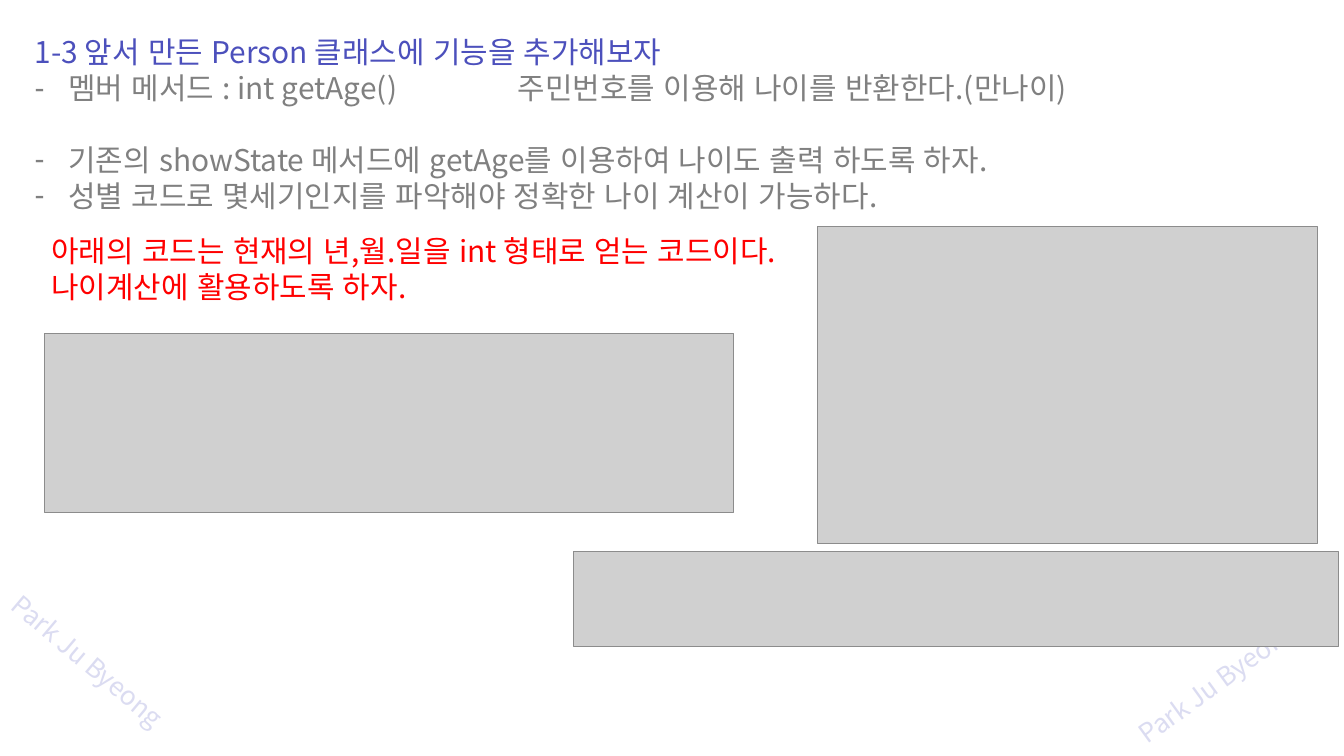
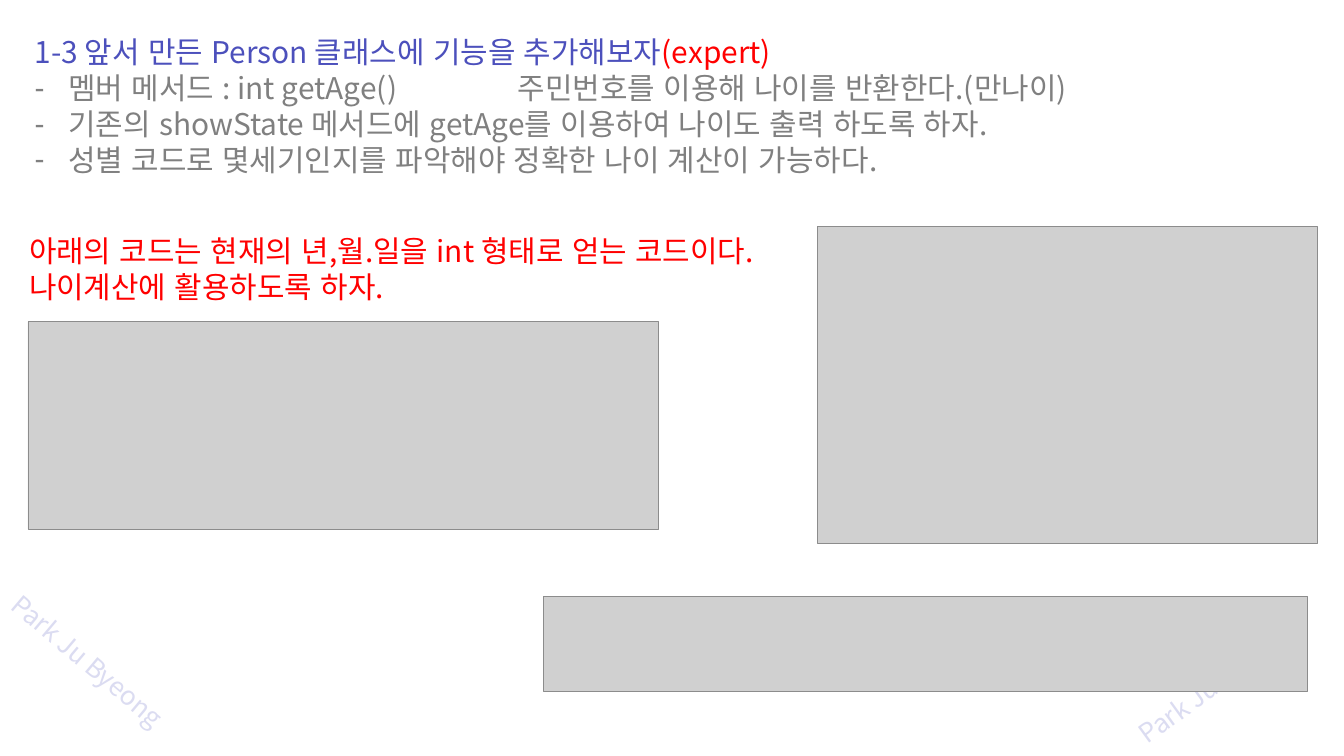
Before and after one commit to zest132/JavaLecture, a slide deck: slide 27 of JavaLecture/LectureFile/java 7강 멤버변수와메모리.pptx (slide 22 before the commit). Drawn at 1344x756 pixels with LibreOffice and Linux fonts; fonts in the diff are those of the drawing; grey boxes stand for pictures. Boxes give left, top, right and bottom in pixels: in the first picture for what was removed or moved away, otherwise in the second. Text is boxed around its words. In the diff, an @@ line names an element or a change of style, - is before the commit and + after.

```diff
--- a/JavaLecture/LectureFile/java 7강 멤버변수와메모리.pptx
+++ b/JavaLecture/LectureFile/java 7강 멤버변수와메모리.pptx
@@ text at [35,38,771,70]: text changed @@
-1-3 앞서 만든 Person 클래스에 기능을 추가해보자
+1-3 앞서 만든 Person 클래스에 기능을 추가해보자(expert)
@@ text "아래의 코드는 현재의 년,월.일을 int ...": place and size @@
-text "아래의 코드는 현재의 년,월.일을 int ..." at [51,237,777,301]
+text "아래의 코드는 현재의 년,월.일을 int ..." at [29,237,754,301]
@@ picture: place and size @@
-picture at [45,333,734,513]
+picture at [28,322,659,530]
@@ picture: place and size @@
-picture at [574,552,1339,646]
+picture at [543,597,1308,691]
```
Also in this commit, not shown: 20 other slides changed, 13 slides added, 5 slides removed, 6 other files.
